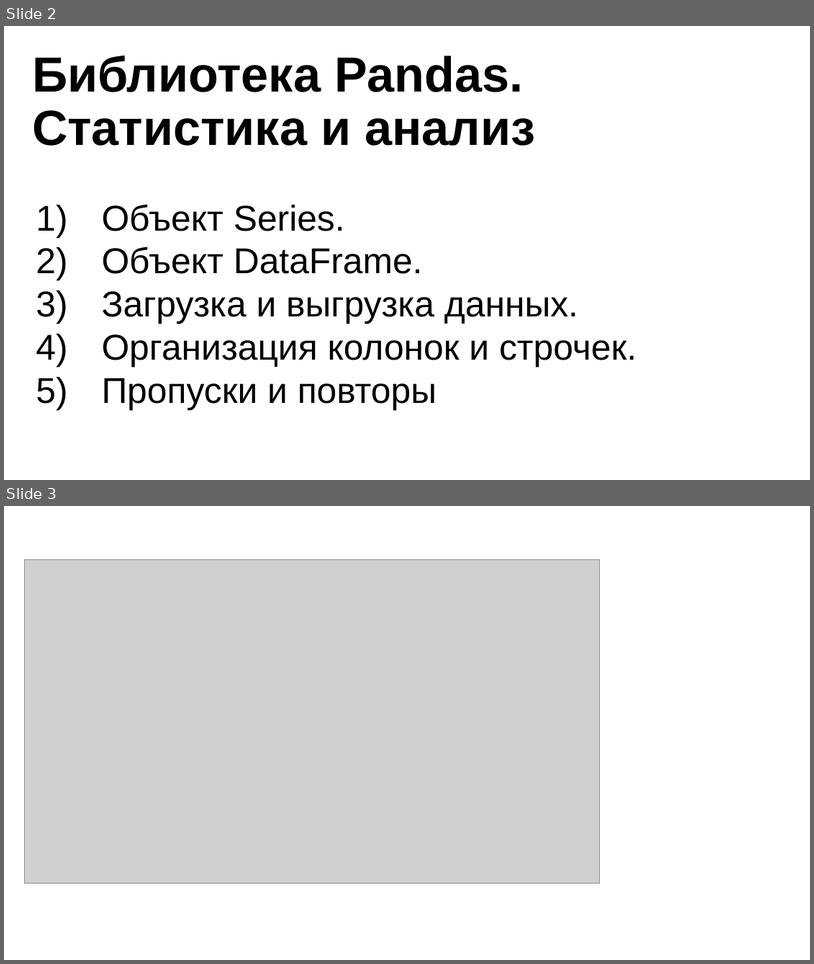
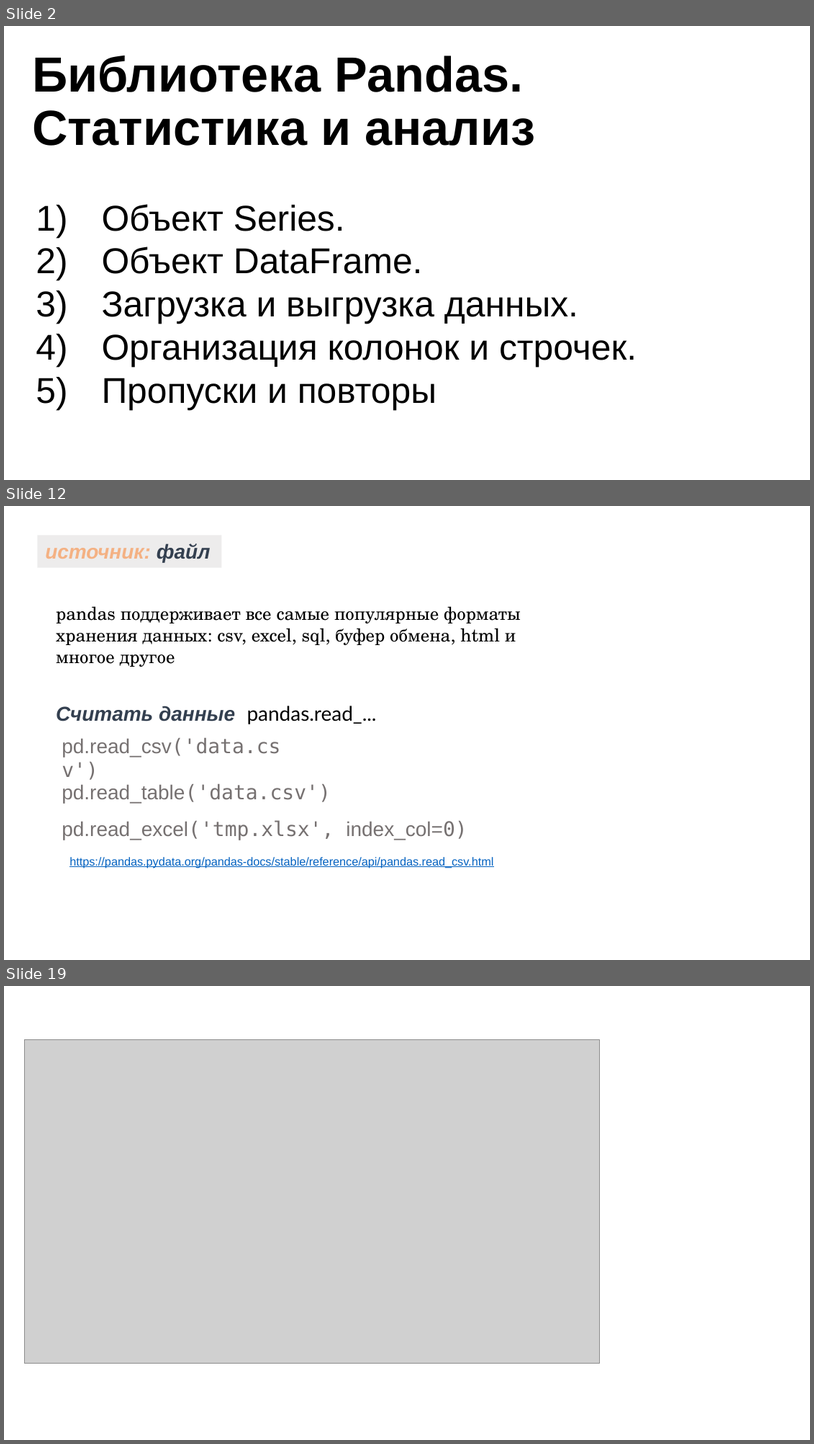
Before and after one commit to nesrv/pt-cgis, a slide deck: m30/ppt/презентация.pptx. Shown one above the other, each under a label of ours: slides 2 and 3 before the commit, slides 2, 12 and 19 after it; the slides between them are not shown. The pictures are 814x964 and 814x1444 pixels, drawn with LibreOffice and Linux fonts; fonts in the diff are those of the drawing; grey boxes stand for pictures; background and template pictures are left out. Boxes give left, top, right and bottom in pixels: in the first picture for what was removed or moved away, otherwise in the second. Text is boxed around its words. In the diff, an @@ line names an element or a change of style, - is before the commit and + after.

```diff
--- a/m30/ppt/презентация.pptx
+++ b/m30/ppt/презентация.pptx
@@ slide 12 added at <box>4,506,810,960</box>, background #FFFFFF @@
@@ rectangle added at <box>37,535,221,567</box>, fill #AFABAB at 22% opacity, 18 pt, text #F4B183, bold, italic @@
+источник: файл
@@ text added at <box>56,606,521,667</box>, 16 pt, text #000000 @@
+pandas поддерживает все самые популярные форматы хранения данных: csv, excel, sql, буфер обмена, html и многое другое
@@ text added at <box>56,705,235,721</box>, 18 pt, text #333F50, bold, italic @@
+Считать данные
@@ text added at <box>247,705,377,724</box>, 18 pt, text #000000 @@
+pandas.read_...
@@ text added at <box>62,737,331,803</box>, 18 pt, text #767171 @@
+pd.read_csv('data.csv')
@@ text added at <box>62,783,331,803</box>, 18 pt, text #767171 @@
+pd.read_table('data.csv')
@@ text added at <box>62,820,467,839</box>, 18 pt, text #767171 @@
+pd.read_excel('tmp.xlsx', index_col=0)
@@ text added at <box>70,857,494,867</box>, 10.5 pt, text #0563C1, underline @@
+https://pandas.pydata.org/pandas-docs/stable/reference/api/pandas.read_csv.html
@@ what was slide 3 is now slide 19 @@
```
Also in this commit, not shown: 15 other slides added, 4 other files.
